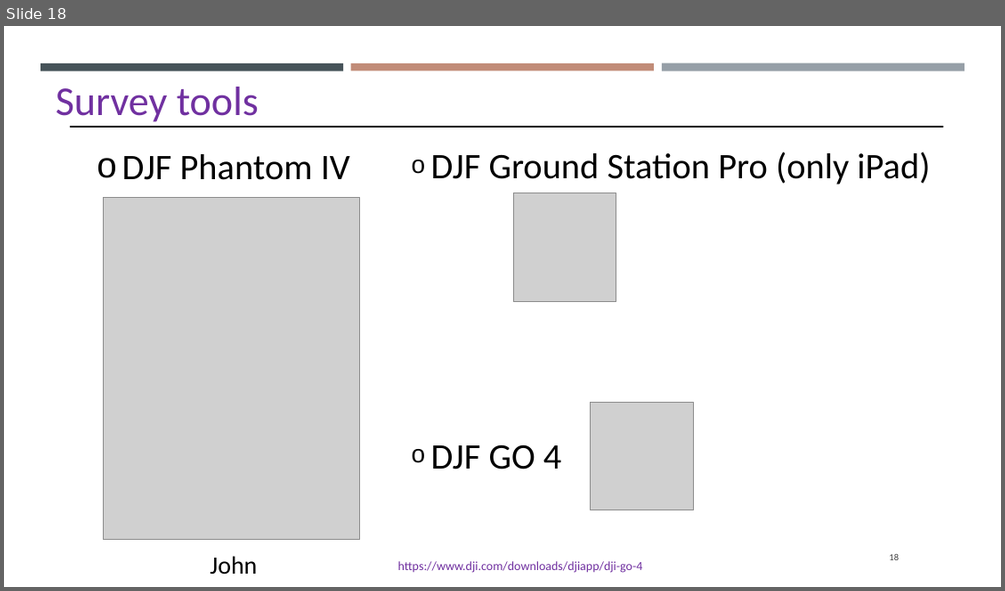
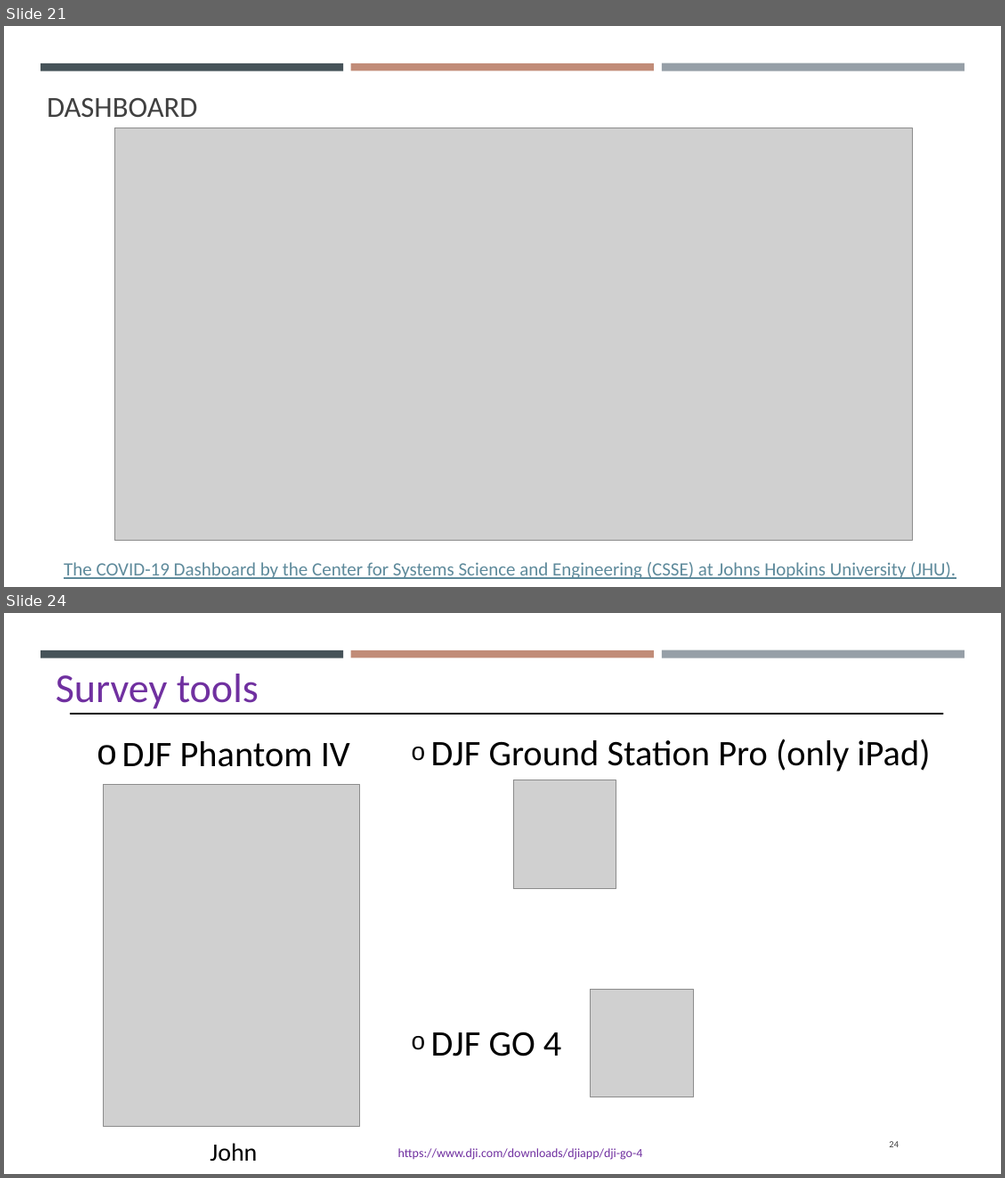
Before and after one commit to gisynw/Field_Techniques, a slide deck: docs/Lectures/Week02/Week02_Intro_To_Field_Technologies.pptx. Shown one above the other, each under a label of ours: slide 18 before the commit, slides 21 and 24 after it; the slides between them are not shown. The pictures are 1005x591 and 1005x1178 pixels, drawn with LibreOffice and Linux fonts; fonts in the diff are those of the drawing; grey boxes stand for pictures. Boxes give left, top, right and bottom in pixels: in the first picture for what was removed or moved away, otherwise in the second. Text is boxed around its words. In the diff, an @@ line names an element or a change of style, - is before the commit and + after.

```diff
--- a/docs/Lectures/Week02/Week02_Intro_To_Field_Technologies.pptx
+++ b/docs/Lectures/Week02/Week02_Intro_To_Field_Technologies.pptx
@@ slide 21 added at (4, 26, 1001, 587), background #FFFFFF; not listed: 3 template elements that a slide beside it also shows @@
@@ title added at (47, 98, 197, 117), 28 pt, text #404040 @@
+DASHBOARD
@@ picture added at (114, 127, 913, 540) @@
@@ text added at (64, 562, 955, 579), 18 pt, text #5E8A9B, underline @@
+The COVID-19 Dashboard by the Center for Systems Science and Engineering (CSSE) at Johns Hopkins University (JHU).
@@ what was slide 18 is now slide 24 @@
@@ page number at (889, 1141, 898, 1147): text changed @@
-18
+24
```
Also in this commit, not shown: 12 slides changed, 5 other slides added, 3 slides removed.
